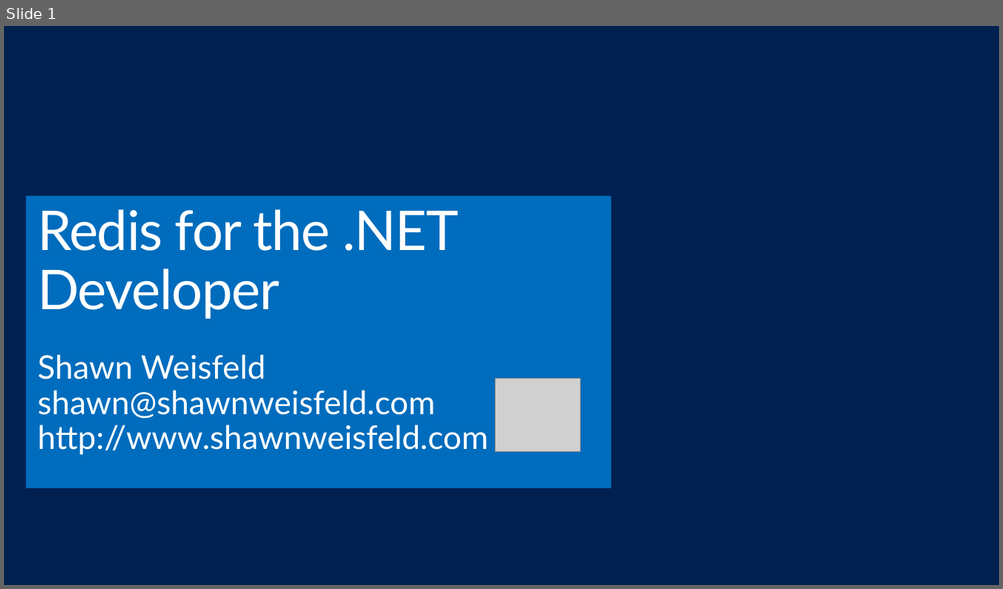
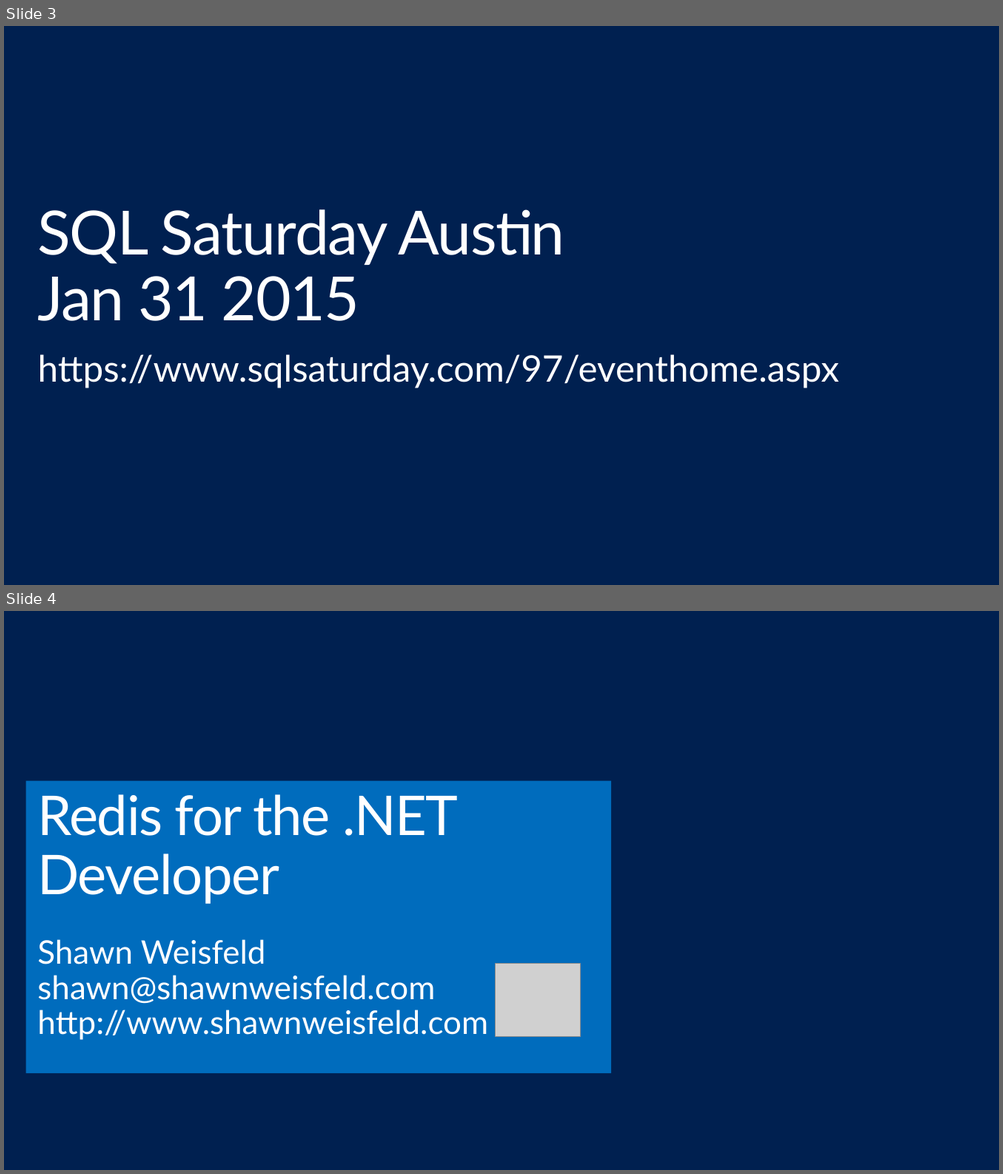
Before and after one commit to shawnweisfeld/20141110_Redis, a slide deck: Redis.pptx. Shown one above the other, each under a label of ours: slide 1 before the commit, slides 3 and 4 after it. The pictures are 1003x589 and 1003x1174 pixels, drawn with LibreOffice and Linux fonts; fonts in the diff are those of the drawing; grey boxes stand for pictures; background and template pictures are left out. Boxes give left, top, right and bottom in pixels: in the first picture for what was removed or moved away, otherwise in the second. Text is boxed around its words. In the diff, an @@ line names an element or a change of style, - is before the commit and + after.

```diff
--- a/Redis.pptx
+++ b/Redis.pptx
@@ slide 3 added at [4,26,999,585], background #002050 @@
@@ title added at [37,210,564,321], 60 pt, text #FFFFFF @@
+SQL Saturday Austin
+Jan 31 2015
@@ text added at [38,355,839,389], 36 pt, text #FFFFFF @@
+https://www.sqlsaturday.com/97/eventhome.aspx
@@ what was slide 1 is now slide 4 @@
```
Also in this commit, not shown: 2 other slides added.
